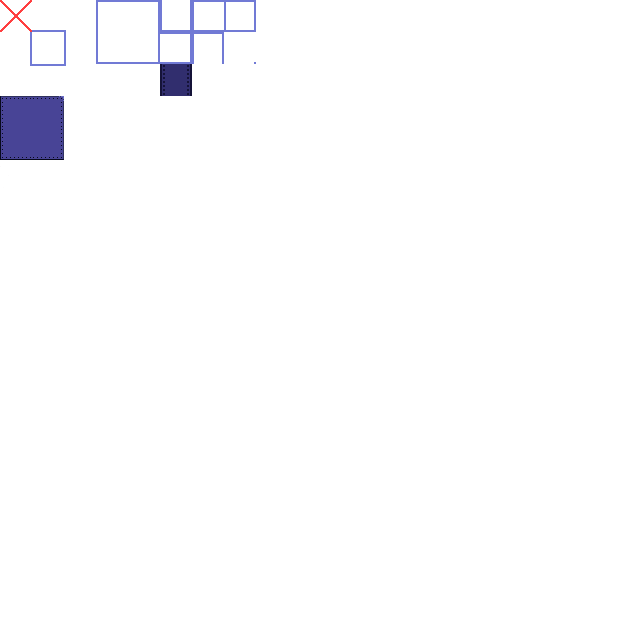
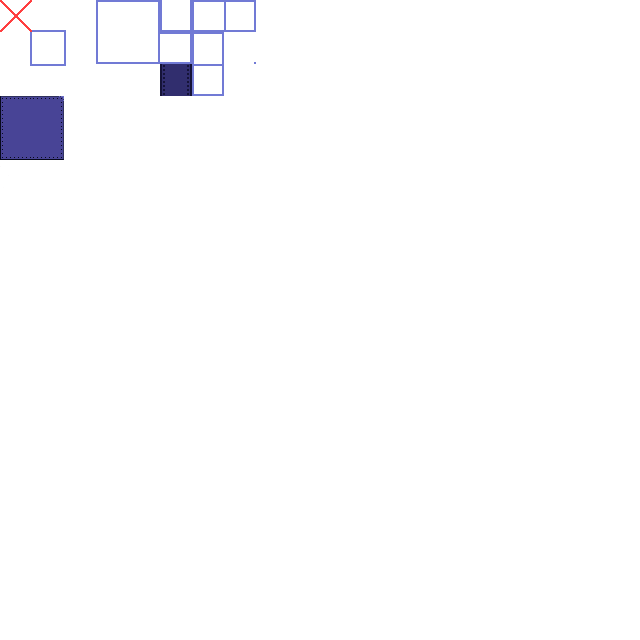
Layered file, before and after one edit (640x640). Changes by layer:
painted on "Layer 1" over [192, 64, 224, 96]
